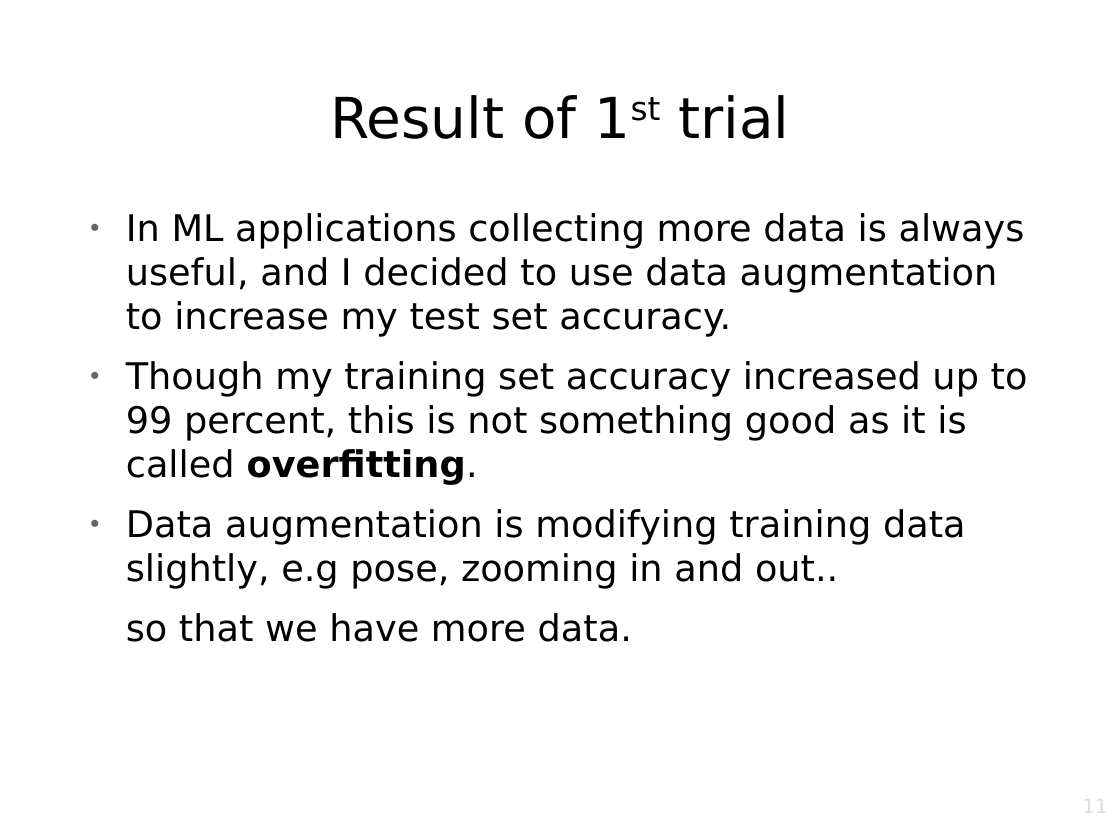
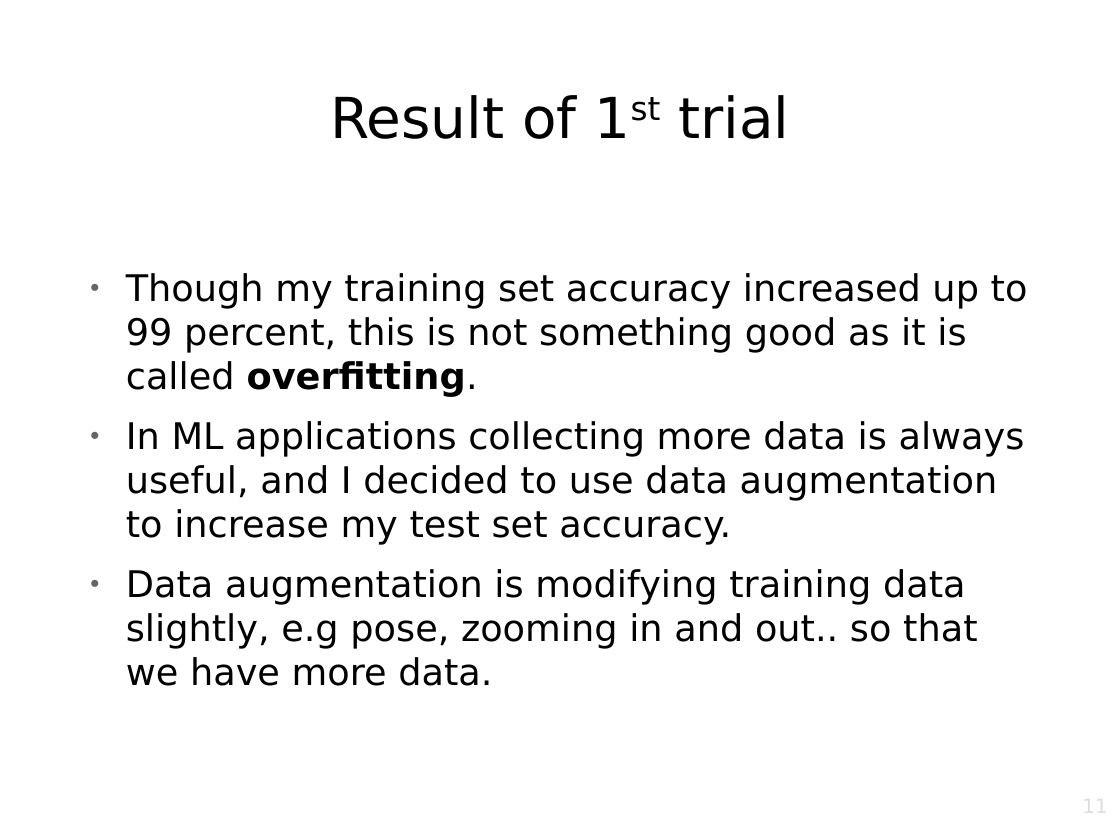
Before and after one commit to srknzl/cmpe462-project, a slide deck: slide 11 of Presentation.odp. Drawn at 1120x840 pixels with LibreOffice and Linux fonts; fonts in the diff are those of the drawing; background and template pictures are left out. Boxes give left, top, right and bottom in pixels: in the first picture for what was removed or moved away, otherwise in the second. Text is boxed around its words. In the diff, an @@ line names an element or a change of style, - is before the commit and + after.

```diff
--- a/Presentation.odp
+++ b/Presentation.odp
@@ text at [126,273,1028,397]: paragraph added @@
+● Though my training set accuracy increased up to 99 percent, this is not something good as it is called overfitting.
@@ text at [126,569,977,686]: text changed @@
-● Though my training set accuracy increased up to 99 percent, this is not something good as it is called overfitting.
-● Data augmentation is modifying training data slightly, e.g pose, zooming in and out..
-so that we have more data.
+● Data augmentation is modifying training data slightly, e.g pose, zooming in and out.. so that we have more data.
```
Also in this commit, not shown: 8 other slides changed, 6 slides added, 1 slide removed, 5 other files.
